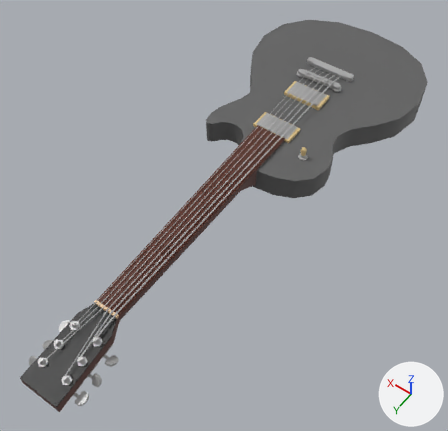
What one commit did to the COLLADA model app/src/public/3d/guitar.dae.
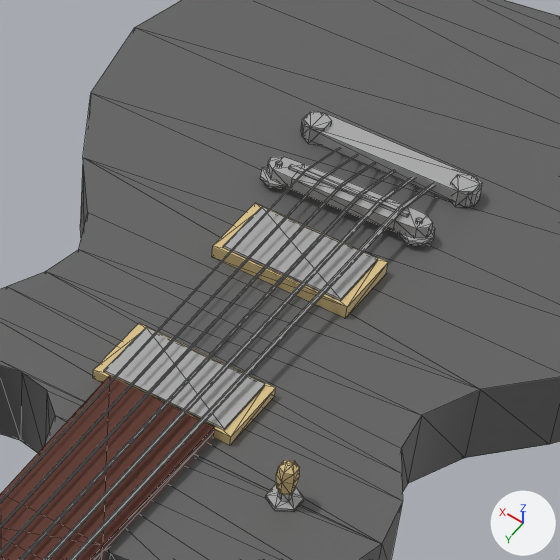
Each version is shown whole from a 50 mm lens placed at (-1.7, 4.76, 3.58), pointed at (-0.01, 2.38, -0.15), then close up on the part from 51% to 83% of the width and 7% to 40% of the height. Lighting does not change. The marker at lower right points along +X, +Y and +Z. The close-ups show mesh edges as thin lines. Where no turn or scale is listed for an object, it has been applied to the vertices. Vertices at the same position are counted once.

Objects in the first close-up: 'Body', 'Bridge', 'Cylinder', 'Neck', 'Pickup Bridge', 'Pickup Neck', 'String A', 'String B', 'String D', 'String E', 'String G', 'Tailpiece'.
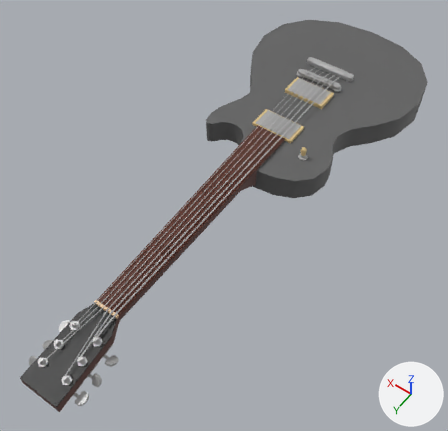
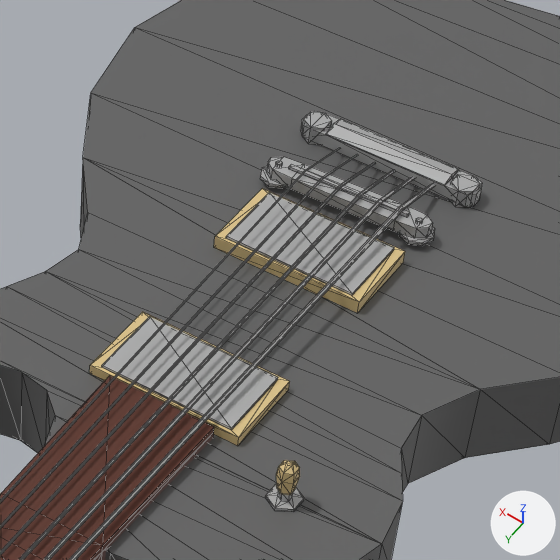
Commit message: update guitar model

Edits to the bpy script that builds the scene:
```text
Change me_cylinder_001:
    used by ob_tailpiece; location = (-0.132, 0.725, 0.123)
    remove me_cylinder_001.from_pydata(...)  # 44 vertices, 76 faces; spans x -0.033..0.409, y -0.041..0.032, z -0.023..0.023
    add me_cylinder_001.from_pydata(...)  # 56 vertices, 100 faces; spans x -0.033..0.409, y -0.041..0.032, z -0.023..0.025
    me_cylinder_001 part 1
    8 faces are deleted
    7 vertices are added at x 0.037..0.338, y -0.041..0.025, z 0.014..0.025
    5 new vertices lie (0.301, 0.0, 0.0) away from vertices in x 0.037, y -0.041..0.025, z 0.014..0.025
    32 new faces join them
Change ob_pickup_bridge:
    ob_pickup_bridge.location: (0.05, 1.121, 0.123) -> (0.05, 1.081, 0.123)
    ob_pickup_bridge.scale: (0.166, 0.0867, 0.00772) -> (0.179, 0.0982, 0.00772)
Change ob_pickup_neck:
    ob_pickup_neck.location: (0.05, 1.581, 0.115) -> (0.05, 1.561, 0.115)
    ob_pickup_neck.scale: (0.166, 0.0867, 0.00772) -> (0.179, 0.0993, 0.00772)
```

What differs and where, as boxes [x1, y1, x2, y2] in the close-ups (560 x 560 px):
'Pickup Bridge', moved, rescaled (8% wider, 9% taller): before [212, 203, 388, 318]; after [214, 188, 405, 313]
'Pickup Neck', moved, rescaled (9% wider, 10% taller): before [93, 323, 276, 445]; after [90, 312, 290, 446]
part 1 of me_cylinder_001, built on: [304, 114, 478, 207] in both
